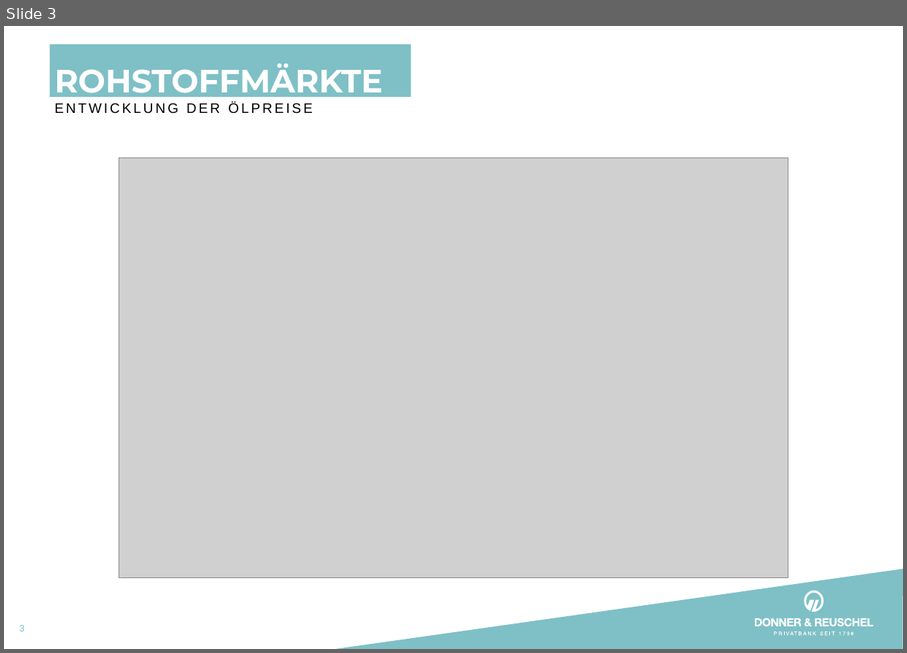
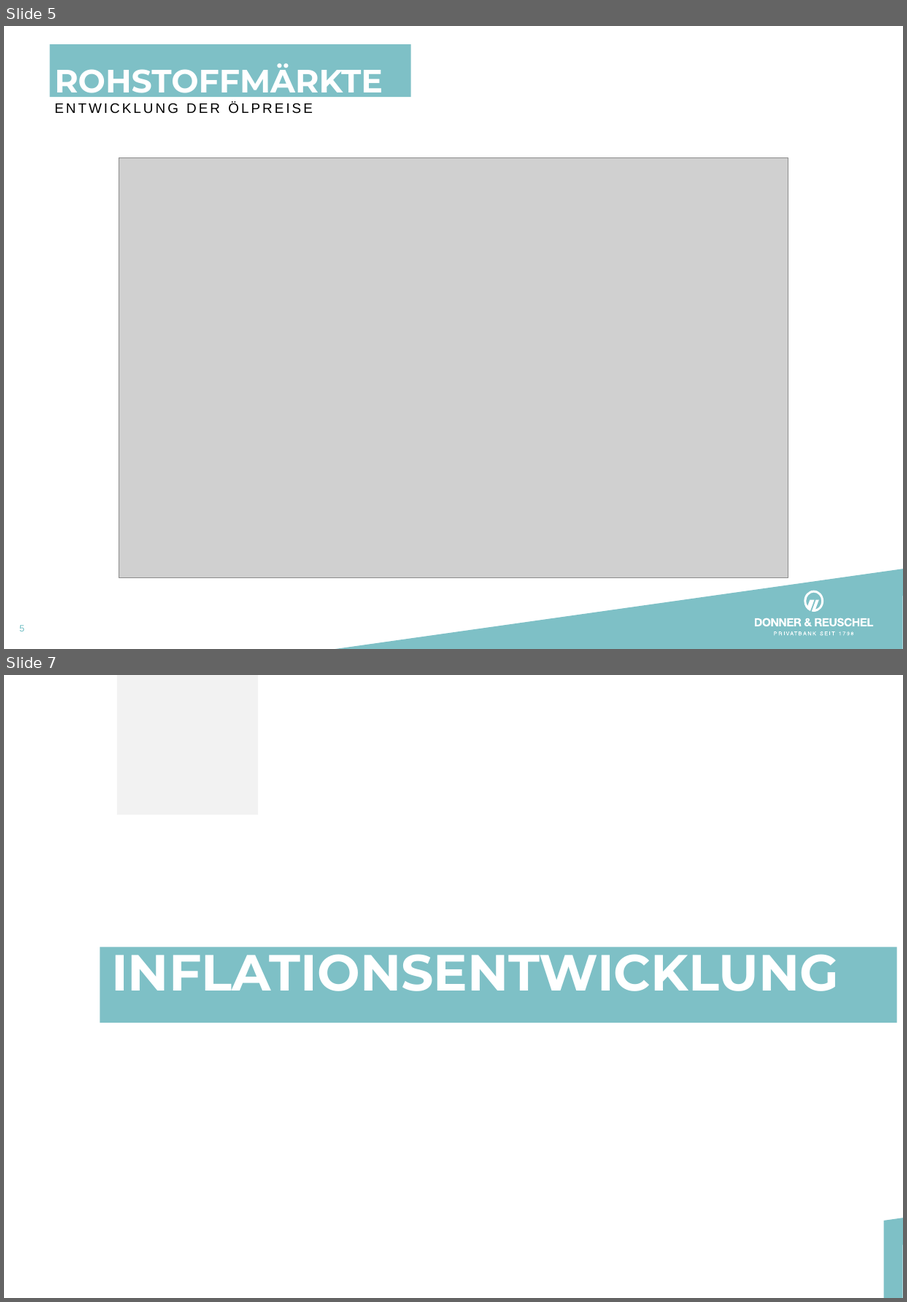
Before and after one commit to Donner-Reuschel-Luxemburg-S-A/charting-lib, a slide deck: examples/presentation/monatsmappe-zinsen-juli-2023.ppt. Shown one above the other, each under a label of ours: slide 3 before the commit, slides 5 and 7 after it; the slides between them are not shown. The pictures are 907x653 and 907x1302 pixels, drawn with LibreOffice and Linux fonts; fonts in the diff are those of the drawing; grey boxes stand for pictures; background and template pictures are left out. Boxes give left, top, right and bottom in pixels: in the first picture for what was removed or moved away, otherwise in the second. Text is boxed around its words. In the diff, an @@ line names an element or a change of style, - is before the commit and + after.

```diff
--- a/examples/presentation/monatsmappe-zinsen-juli-2023.ppt
+++ b/examples/presentation/monatsmappe-zinsen-juli-2023.ppt
@@ slide 7 added at bbox=[4, 675, 903, 1298], background #FFFFFF; not listed: 2 template elements that a slide beside it also shows @@
@@ rectangle added at bbox=[14, 675, 884, 1298], fill #FFFFFF @@
@@ rectangle added at bbox=[117, 675, 258, 814], fill #F2F2F2 @@
@@ title added at bbox=[100, 947, 898, 1002], fill #7EC0C6, 44 pt, text #FFFFFF, bold @@
+INFLATIONSENTWICKLUNG
@@ what was slide 3 is now slide 5 @@
@@ page number at bbox=[19, 625, 24, 631]: text changed @@
-3
+5
```
Also in this commit, not shown: 5 other slides added, 2 other files.
